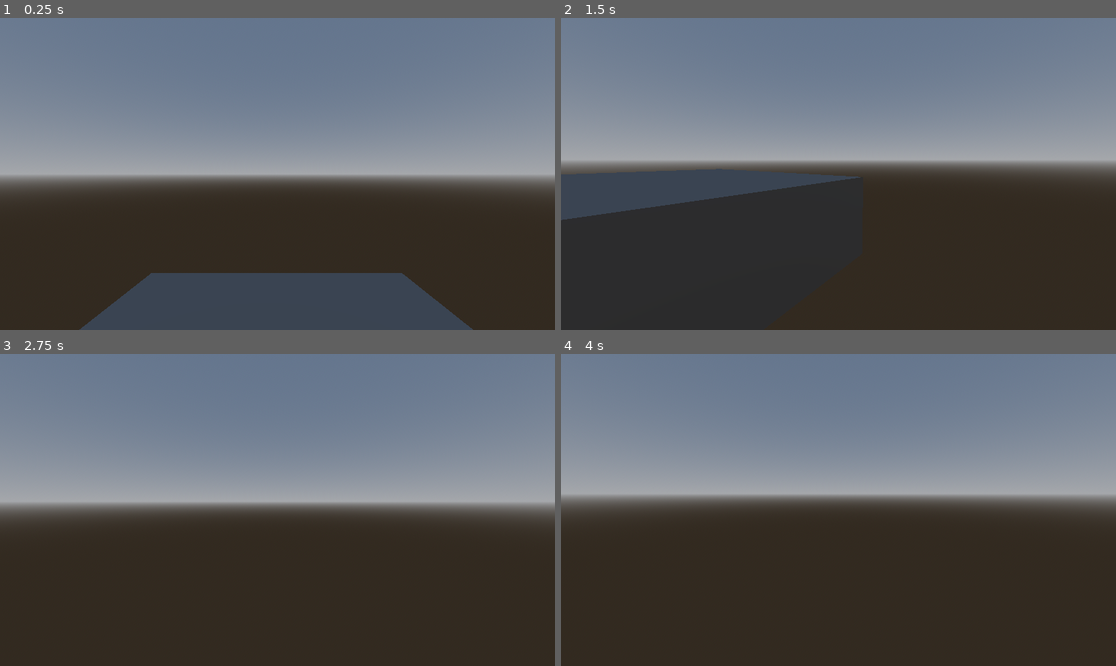
Above: before the commit, frames 1-4 (two rows, left to right).
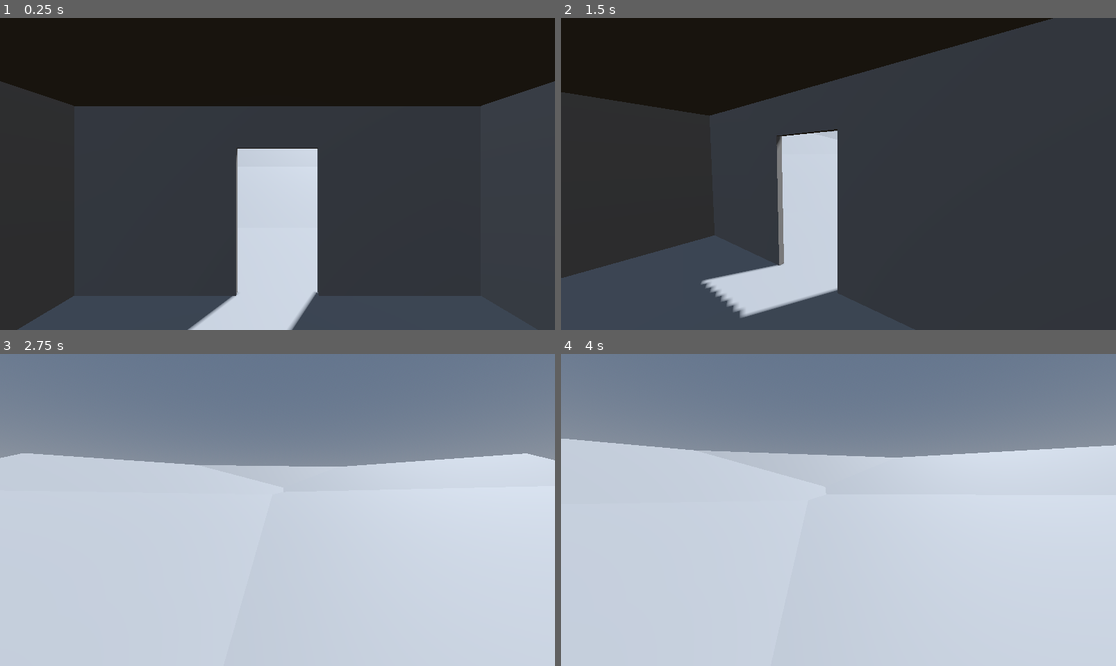
Above: after the commit, the same moments.

Repository: WindowsVista42/game-off-2025-game
Game: Godot game, scene res://scenes/main.tscn
The game is run twice, just before and just after one commit, with the same random seed, the same clock (stepped at 60 frames per second) and the same inputs.
Inputs (mouse positions are in pixels of both pictures, inside the frame that each line leads up to):
- Up to frame 1 (0.25 s): no input
- Up to frame 2 (1.5 s): tap Enter at 0.5 s; move the mouse to (960, 158) at 0.52 s; hold Right (ui_right) 0.53-1.28 s; click (960, 158) at 0.67 s; move the mouse to (810, 174) at 1.27 s; hold Up (ui_up) from 1.28 s (still down)
- Up to frame 3 (2.75 s): keep holding Up (ui_up); move the mouse to (288, 503) at 2.02 s
- Up to frame 4 (4 s): keep holding Up (ui_up); move the mouse to (832, 516) at 2.77 s; tap Space at 3.5 s; move the mouse to (877, 513) at 3.52 s

The runs differ from the first frame. In frame 1, 84% of the frame differs, in the area x 0-100%, y 0-100%; in frame 2, 89%; in frame 3, 66%; in frame 4, 69%.

Commit message:
Adding scene greyboxing. Idk im just doing things for now.

Diff:
--- /dev/null
+++ b/scenes/level1.tscn
@@ -0,0 +1,92 @@
+[gd_scene format=3 uid="uid://dp8sdl4ps8xu2"]
+
+[node name="Level 1" type="Node3D"]
+
+[node name="CSGCombiner3D" type="CSGCombiner3D" parent="."]
+use_collision = true
+
+[node name="Ground" type="CSGBox3D" parent="CSGCombiner3D"]
+transform = Transform3D(1, 0, 0, 0, 1, 0, 0, 0, 1, 0, -0.2528212, 0)
+size = Vector3(19.970703, 0.50305176, 16.442383)
+
+[node name="Ground" type="CSGBox3D" parent="CSGCombiner3D/Ground"]
+transform = Transform3D(1, 0, 0, 0, 0.9848077, -0.17364818, 0, 0.17364818, 0.9848077, 0, 1.3922942, -14.550322)
+size = Vector3(19.970703, 0.50305176, 16.442383)
+
+[node name="Ground2" type="CSGBox3D" parent="CSGCombiner3D/Ground/Ground"]
+transform = Transform3D(1, 0, 0, 0, 0.9848078, -0.17364818, 0, 0.17364818, 0.9848078, 0, 1.3922949, -14.550323)
+size = Vector3(19.970703, 0.50305176, 16.442383)
+
+[node name="Ground" type="CSGBox3D" parent="CSGCombiner3D/Ground/Ground"]
+transform = Transform3D(1, 0, 0, 0, 0.9848077, -0.17364818, 0, 0.17364818, 0.9848077, 0, 1.3922942, -14.550322)
+size = Vector3(19.970703, 0.50305176, 16.442383)
+
+[node name="Ground2" type="CSGBox3D" parent="CSGCombiner3D/Ground"]
+transform = Transform3D(0.64278764, 0, 0.76604444, 0, 1, 0, -0.76604444, 0, 0.64278764, 2.9040356, -0.2528212, 0)
+size = Vector3(19.970703, 0.50305176, 16.442383)
+
+[node name="Ground" type="CSGBox3D" parent="CSGCombiner3D/Ground/Ground2"]
+transform = Transform3D(1, 0, 0, 0, 0.9848077, -0.17364818, 0, 0.17364818, 0.9848077, 0, 1.3922942, -14.550322)
+size = Vector3(19.970703, 0.50305176, 16.442383)
+
+[node name="Ground2" type="CSGBox3D" parent="CSGCombiner3D/Ground/Ground2/Ground"]
+transform = Transform3D(1, 0, 0, 0, 0.9848078, -0.17364818, 0, 0.17364818, 0.9848078, 0, 1.3922949, -14.550323)
+size = Vector3(19.970703, 0.50305176, 16.442383)
+
+[node name="Ground" type="CSGBox3D" parent="CSGCombiner3D/Ground/Ground2/Ground"]
+transform = Transform3D(1, 0, 0, 0, 0.9848077, -0.17364818, 0, 0.17364818, 0.9848077, 0, 1.3922942, -14.550322)
+size = Vector3(19.970703, 0.50305176, 16.442383)
+
+[node name="Ground3" type="CSGBox3D" parent="CSGCombiner3D/Ground"]
+transform = Transform3D(0.8660254, 0.25, 0.43301266, 0, 0.8660253, -0.5, -0.5, 0.4330127, 0.74999994, -10.355811, 6.4611216, -28.152878)
+size = Vector3(19.970703, 0.50305176, 16.442383)
+
+[node name="CSGBox3D4" type="CSGBox3D" parent="CSGCombiner3D/Ground"]
+transform = Transform3D(0.8750256, 0, 0.48407662, 0, 1, 0, -0.48407662, 0, 0.8750256, -17.518446, 5.882578, -30.948015)
+size = Vector3(36.678955, 2.2391357, 13.605713)
+
+[node name="CSGBox3D3" type="CSGBox3D" parent="CSGCombiner3D/Ground"]
+transform = Transform3D(0.61925846, 0, 0.78518724, 0, 1, 0, -0.78518724, 0, 0.61925846, -20.97456, 5.414399, -30.73477)
+size = Vector3(36.678955, 2.2391357, 13.605713)
+
+[node name="CSGBox3D2" type="CSGBox3D" parent="CSGCombiner3D/Ground"]
+transform = Transform3D(1, 0, 0, 0, 1, 0, 0, 0, 1, -8.294067, 5.7357244, -37.172363)
+size = Vector3(36.678955, 2.2391357, 13.605713)
+
+[node name="CSGBox3D" type="CSGBox3D" parent="CSGCombiner3D/Ground"]
+transform = Transform3D(1, 0, 0, 0, 1, 0, 0, 0, 1, 0, 9.126209, 0)
+operation = 2
+size = Vector3(158.27344, 6.4, 250.6)
+
+[node name="House" type="Node3D" parent="CSGCombiner3D"]
+transform = Transform3D(-4.371139e-08, 1, 7.1054274e-15, -1, -4.371139e-08, 1.7484555e-07, 1.7484555e-07, 0, 1, 0, 2.1999998, 2.6226832e-07)
+
+[node name="Roof" type="CSGBox3D" parent="CSGCombiner3D/House"]
+transform = Transform3D(1, 0, 0, 9.3947054e-23, 1, 0, 0, 0, 1, -0.5999999, -2.6226836e-08, 1.0490743e-07)
+use_collision = true
+size = Vector3(0.1, 6, 6)
+
+[node name="Wall2" type="CSGBox3D" parent="CSGCombiner3D/House"]
+transform = Transform3D(4.3711374e-08, -1, -1.7484555e-07, -1, -4.371139e-08, 8.742278e-08, -8.7422784e-08, 1.7484555e-07, -1, 0.85, -3, -8.877242e-07)
+use_collision = true
+size = Vector3(0.1, 3, 6)
+
+[node name="Wall4" type="CSGBox3D" parent="CSGCombiner3D/House"]
+transform = Transform3D(1.7484557e-07, -1, 4.371135e-08, -2.1855695e-07, -4.371139e-08, -1, 1, 1.7484555e-07, -2.1855696e-07, 0.8499994, 3.7154674e-08, -3.0000005)
+use_collision = true
+size = Vector3(0.1, 3, 6)
+
+[node name="CSGBox3D" type="CSGBox3D" parent="CSGCombiner3D/House/Wall4"]
+transform = Transform3D(1, 0, 0, 0, 1, -4.1372965e-29, 0, 0, 1, 0, -0.45409417, 0)
+operation = 2
+size = Vector3(1, 2.5, 1.2)
+
+[node name="Wall3" type="CSGBox3D" parent="CSGCombiner3D/House"]
+transform = Transform3D(4.3711374e-08, -1, -1.7484555e-07, -1, -4.371139e-08, 8.742278e-08, -8.7422784e-08, 1.7484555e-07, -1, 0.84999967, 3, -4.1088688e-07)
+use_collision = true
+size = Vector3(0.1, 3, 6)
+
+[node name="Wall" type="CSGBox3D" parent="CSGCombiner3D/House"]
+transform = Transform3D(1.7484555e-07, -1, 4.371138e-08, -4.371139e-08, -4.371139e-08, -1, 1, 1.7484555e-07, -4.3711395e-08, 0.85000014, 3.715467e-08, 2.9999995)
+use_collision = true
+size = Vector3(0.1, 3, 6)
--- a/scenes/main.tscn
+++ b/scenes/main.tscn
@@ -1,5 +1,6 @@
-[gd_scene load_steps=7 format=3 uid="uid://clehasow6b56h"]
+[gd_scene load_steps=6 format=3 uid="uid://clehasow6b56h"]
 
+[ext_resource type="PackedScene" uid="uid://dp8sdl4ps8xu2" path="res://scenes/level1.tscn" id="1_0wfyh"]
 [ext_resource type="PackedScene" uid="uid://rvg5huilaqb6" path="res://scenes/player.tscn" id="1_o5qli"]
 
 [sub_resource type="ProceduralSkyMaterial" id="ProceduralSkyMaterial_rxg2q"]
@@ -11,25 +12,16 @@
 background_mode = 2
 sky = SubResource("Sky_rxg2q")
 
-[sub_resource type="BoxShape3D" id="BoxShape3D_rxg2q"]
-size = Vector3(3.862793, 0.48095703, 6.4418335)
+[node name="Node3D" type="Node3D"]
 
-[sub_resource type="BoxMesh" id="BoxMesh_7dm0k"]
-
-[node name="Node3D" type="Node3D"]
+[node name="DirectionalLight3D" type="DirectionalLight3D" parent="."]
+transform = Transform3D(-0.8660254, -0.43301278, 0.25, 0, 0.49999997, 0.86602545, -0.50000006, 0.75, -0.43301266, 0, 0, 0)
+shadow_enabled = true
 
 [node name="WorldEnvironment" type="WorldEnvironment" parent="."]
 environment = SubResource("Environment_rxg2q")
 
-[node name="StaticBody3D" type="StaticBody3D" parent="."]
-
-[node name="CollisionShape3D" type="CollisionShape3D" parent="StaticBody3D"]
-transform = Transform3D(1, 0, 0, 0, 1, 0, 0, 0, 1, -0.0035429, -0.25952148, -0.004180908)
-shape = SubResource("BoxShape3D_rxg2q")
-
-[node name="MeshInstance3D" type="MeshInstance3D" parent="StaticBody3D"]
-transform = Transform3D(3.8465285, 0, 0, 0, 1.0000005, 0, 0, 0, 6.311805, -0.012291014, -0.49939835, 0.028294206)
-mesh = SubResource("BoxMesh_7dm0k")
+[node name="Level 1" parent="." instance=ExtResource("1_0wfyh")]
 
 [node name="Player" parent="." instance=ExtResource("1_o5qli")]
 transform = Transform3D(1, 0, 0, 0, 1, 0, 0, 0, 1, 0, 0.9713739, 0)
--- a/scenes/player.tscn
+++ b/scenes/player.tscn
@@ -4,13 +4,18 @@
 [ext_resource type="Script" uid="uid://l2g6f5m8d1oe" path="res://scripts/camera_3d.gd" id="2_qhqgy"]
 
 [sub_resource type="CapsuleShape3D" id="CapsuleShape3D_rxg2q"]
+radius = 0.25
+height = 1.8525391
 
 [node name="Player" type="CharacterBody3D"]
+axis_lock_angular_x = true
+axis_lock_angular_y = true
+axis_lock_angular_z = true
 script = ExtResource("1_g2els")
 
 [node name="CollisionShape3D" type="CollisionShape3D" parent="."]
 shape = SubResource("CapsuleShape3D_rxg2q")
 
 [node name="Camera3D" type="Camera3D" parent="."]
-transform = Transform3D(1, 0, 0, 0, 1, 0, 0, 0, 1, 0, 0.5404607, 0)
+transform = Transform3D(1, 0, 0, 0, 1, 0, 0, 0, 1, 0, 0.8377031, 0)
 script = ExtResource("2_qhqgy")
